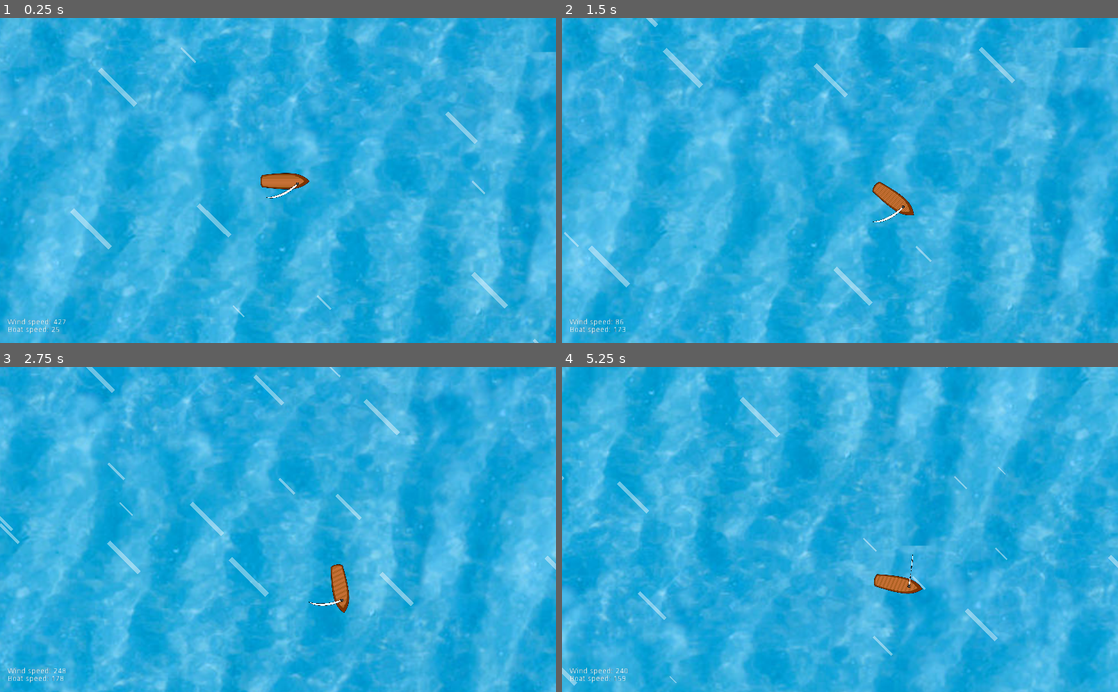
Above: before the commit, frames 1-4 (two rows, left to right).
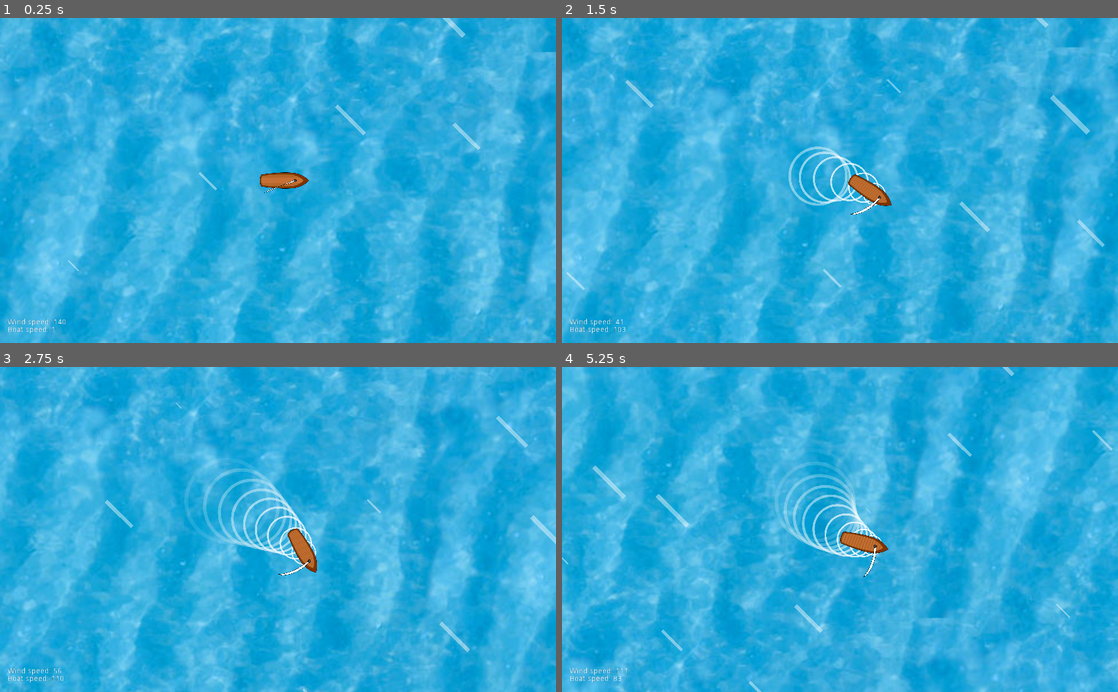
Above: after the commit, the same moments.

Repository: Norodix/SailGame
Game: Godot game, scene res://World.tscn
Two runs of this game, one before a commit and one after it. Both use one fixed random seed, a clock stepped at 60 frames per second and the inputs below.
Inputs:
- Up to frame 1 (0.25 s): no input
- Up to frame 2 (1.5 s): hold D (right) 0.53-1.28 s; hold Q (loosen) 0.53-1.28 s; hold S (down) from 1.28 s (still down); tap E (tighten) at 1.35 s
- Up to frame 3 (2.75 s): release S (down) at 2.03 s; hold D (right) from 2.03 s (still down); hold Q (loosen) from 2.03 s (still down)
- Up to frame 4 (5.25 s): release D (right) at 2.78 s; release Q (loosen) at 2.78 s; hold W (up) 2.78-3.53 s; tap E (tighten) at 2.85, 4.35 s; hold Q (loosen) 3.53-4.28 s; hold A (left) 3.53-5.03 s; hold S (down) from 5.03 s (still down); hold Q (loosen) from 5.03 s (still down)

The runs differ from the first frame. In frame 1, 1.2% of the frame differs, in the area x 9-97%, y 0-100%; in frame 2, 32%; in frame 3, 38%; in frame 4, 60%, in the area x 0-100%, y 0-100%.

Commit message:
Small fixes, added boat wake

Diff:
--- /dev/null
+++ b/Art/wake.svg
@@ -0,0 +1,67 @@
+<?xml version="1.0" encoding="UTF-8" standalone="no"?>
+<svg
+   xmlns:dc="http://purl.org/dc/elements/1.1/"
+   xmlns:cc="http://creativecommons.org/ns#"
+   xmlns:rdf="http://www.w3.org/1999/02/22-rdf-syntax-ns#"
+   xmlns:svg="http://www.w3.org/2000/svg"
+   xmlns="http://www.w3.org/2000/svg"
+   xmlns:sodipodi="http://sodipodi.sourceforge.net/DTD/sodipodi-0.dtd"
+   xmlns:inkscape="http://www.inkscape.org/namespaces/inkscape"
+   version="1.1"
+   id="svg1082"
+   width="125"
+   height="260"
+   viewBox="0 0 125 260"
+   sodipodi:docname="wake.svg"
+   inkscape:version="1.0.1 (3bc2e813f5, 2020-09-07)">
+  <metadata
+     id="metadata1088">
+    <rdf:RDF>
+      <cc:Work
+         rdf:about="">
+        <dc:format>image/svg+xml</dc:format>
+        <dc:type
+           rdf:resource="http://purl.org/dc/dcmitype/StillImage" />
+        <dc:title></dc:title>
+      </cc:Work>
+    </rdf:RDF>
+  </metadata>
+  <defs
+     id="defs1086" />
+  <sodipodi:namedview
+     pagecolor="#ffffff"
+     bordercolor="#666666"
+     borderopacity="1"
+     objecttolerance="10"
+     gridtolerance="10"
+     guidetolerance="10"
+     inkscape:pageopacity="0"
+     inkscape:pageshadow="2"
+     inkscape:window-width="1920"
+     inkscape:window-height="1016"
+     id="namedview1084"
+     showgrid="false"
+     inkscape:pagecheckerboard="true"
+     inkscape:zoom="2.2437042"
+     inkscape:cx="7.9360414"
+     inkscape:cy="140.11224"
+     inkscape:window-x="1920"
+     inkscape:window-y="27"
+     inkscape:window-maximized="1"
+     inkscape:current-layer="g1090" />
+  <g
+     inkscape:groupmode="layer"
+     inkscape:label="Image"
+     id="g1090">
+    <path
+       style="font-variation-settings:normal;opacity:1;vector-effect:none;fill:none;fill-opacity:1;stroke:#ffffff;stroke-width:8.31496;stroke-linecap:round;stroke-linejoin:round;stroke-miterlimit:4;stroke-dasharray:none;stroke-dashoffset:0;stroke-opacity:1;stop-color:#000000;stop-opacity:1"
+       d="m 86.26348,10.011697 c 33.51515,45.614872 40.0113,127.890773 16.5266,236.209953"
+       id="path1094"
+       sodipodi:nodetypes="cc" />
+    <path
+       style="font-variation-settings:normal;opacity:1;vector-effect:none;fill:none;fill-opacity:1;stroke:#ffffff;stroke-width:8.31496;stroke-linecap:round;stroke-linejoin:round;stroke-miterlimit:4;stroke-dasharray:none;stroke-dashoffset:0;stroke-opacity:1;stop-color:#000000;stop-opacity:1"
+       d="M 38.736684,10.011697 C 5.2215346,55.626569 -1.2746214,137.90247 22.21008,246.22165"
+       id="path1096"
+       sodipodi:nodetypes="cc" />
+  </g>
+</svg>
--- /dev/null
+++ b/Art/wake_circle.svg
@@ -0,0 +1,63 @@
+<?xml version="1.0" encoding="UTF-8" standalone="no"?>
+<svg
+   xmlns:dc="http://purl.org/dc/elements/1.1/"
+   xmlns:cc="http://creativecommons.org/ns#"
+   xmlns:rdf="http://www.w3.org/1999/02/22-rdf-syntax-ns#"
+   xmlns:svg="http://www.w3.org/2000/svg"
+   xmlns="http://www.w3.org/2000/svg"
+   xmlns:sodipodi="http://sodipodi.sourceforge.net/DTD/sodipodi-0.dtd"
+   xmlns:inkscape="http://www.inkscape.org/namespaces/inkscape"
+   width="100mm"
+   height="100mm"
+   viewBox="0 0 100 100"
+   version="1.1"
+   id="svg1140"
+   inkscape:version="1.0.1 (3bc2e813f5, 2020-09-07)"
+   sodipodi:docname="wake_circle.svg">
+  <defs
+     id="defs1134" />
+  <sodipodi:namedview
+     id="base"
+     pagecolor="#ffffff"
+     bordercolor="#666666"
+     borderopacity="1.0"
+     inkscape:pageopacity="0"
+     inkscape:pageshadow="2"
+     inkscape:zoom="1.4"
+     inkscape:cx="199.49314"
+     inkscape:cy="82.453304"
+     inkscape:document-units="mm"
+     inkscape:current-layer="layer1"
+     inkscape:document-rotation="0"
+     showgrid="false"
+     inkscape:pagecheckerboard="true"
+     inkscape:window-width="1920"
+     inkscape:window-height="1016"
+     inkscape:window-x="1920"
+     inkscape:window-y="27"
+     inkscape:window-maximized="1" />
+  <metadata
+     id="metadata1137">
+    <rdf:RDF>
+      <cc:Work
+         rdf:about="">
+        <dc:format>image/svg+xml</dc:format>
+        <dc:type
+           rdf:resource="http://purl.org/dc/dcmitype/StillImage" />
+        <dc:title></dc:title>
+      </cc:Work>
+    </rdf:RDF>
+  </metadata>
+  <g
+     inkscape:label="Layer 1"
+     inkscape:groupmode="layer"
+     id="layer1">
+    <circle
+       style="fill:none;stroke:#ffffff;stroke-width:4.1;stroke-linecap:round;stroke-linejoin:round;stroke-miterlimit:4;stroke-dasharray:none"
+       id="path1703"
+       cx="50"
+       cy="-50"
+       r="45"
+       transform="scale(1,-1)" />
+  </g>
+</svg>
--- a/Player.gd
+++ b/Player.gd
@@ -51,3 +51,10 @@
 									* (0.05 + self.linear_velocity.length()/200))
 	else:
 		state.set_angular_velocity(0)
+
+	#Apply the windforce on when the line is taut
+	#print($Sail.lineTaut)
+	if ($Sail.lineTaut):
+		self.applied_force = $Sail.windForce * 20
+	else:
+		self.applied_force = Vector2(0, 0)
--- a/Sail.gd
+++ b/Sail.gd
@@ -1,12 +1,12 @@
 extends RigidBody2D
 
 
-# Declare member variables here. Examples:
-# var a = 2
-# var b = "text"
+
 var maxangle=30
 var tightenpersec=45
-var forceCoefficient=15
+var forceCoefficient=5
+var windForce
+var lineTaut
 
 
 
@@ -35,17 +35,22 @@
 	var pinX = get_node("../PinJoint2D").position.x #should be 32
 	#print(pinX)
 
-	if (self.rotation_degrees > maxangle):
+	if (self.rotation_degrees > maxangle*0.98):
 		self.rotation_degrees=maxangle
 		self.angular_velocity=0
 		#self.position = Vector2(-pinX, 0).rotated(self.rotation) + Vector2(pinX, 0)
+		lineTaut=true
 		framenum=2
 
-	if (self.rotation_degrees < -maxangle):
+	elif (self.rotation_degrees < -maxangle*0.98):
 		self.rotation_degrees=-maxangle
 		self.angular_velocity=0
+		lineTaut=true
 		#self.position = Vector2(-pinX, 0).rotated(self.rotation) + Vector2(pinX, 0)
 		framenum=0
+
+	else:
+		lineTaut=false
 
 	$Sail.frame=framenum
 
@@ -58,7 +63,8 @@
 	var Gwindspeed=get_node("/root/World").windspeed
 	var wind = Gwindspeed - (parent.linear_velocity+self.linear_velocity)
 	#The sail excertes a push perpendicular to its surface
-	self.applied_force = (wind.dot(normal))*(normal)*forceCoefficient
+	windForce = (wind.dot(normal))*(normal)*forceCoefficient
+	self.applied_force = windForce
 	var windlabel=get_node("/root/World/GUI/WindSpeed")
 	windlabel.text="Wind speed: " + str(round(wind.length()))
 	#print("Wind speed: ", wind.length())
--- /dev/null
+++ b/Wake.gd
@@ -0,0 +1,45 @@
+extends Particles2D
+
+
+# Declare member variables here. Examples:
+# var a = 2
+# var b = "text"
+
+
+# Called when the node enters the scene tree for the first time.
+func _ready():
+	pass # Replace with function body.
+
+# map input x to the specified range with clipping
+func map(xIN, minIN, maxIN, minOUT, maxOUT):
+	# Cap the input to the input range
+	if (minIN>=maxIN):
+		return 0
+	if (minOUT>=maxOUT):
+		return 0
+
+	var x = xIN
+	x = min(maxIN, x)
+	x = max(minIN, x)
+	var out = minOUT + (maxOUT-minOUT)/(maxIN-minIN)*(xIN-minIN)
+	return out
+
+
+# Called every frame. 'delta' is the elapsed time since the previous frame.
+func _process(delta):
+	#Follow rotation of the parent boat
+	var parent=get_node("..")
+	var v = parent.linear_velocity.length()
+
+	# 0-100 velocity, 0.1 to 0.5 scale
+	var scalefactor = map(v, 0, 100, 0.1, 0.5)
+
+	#Emit amount factor 5 to 15 between 0 and 100
+	var emitfactor = map(v, 0, 100, 5, 15)
+	#self.amount=emitfactor
+	if ( v < 10 ):
+		self.emitting = false
+	else:
+		self.emitting = true
+	#self.process_material.set("scale", scalefactor)
+	#self.process_material.scale
--- a/Wind.gd
+++ b/Wind.gd
@@ -25,6 +25,4 @@
 	#Get player position and move accordingly
 	#Particles are locked to the world, not locally rendered, moving emmitter does not move them
 	var Player=get_node("/root/World/PlayerBoat")
-	print(Player)
 	self.position = Player.position + Vector2(-500, -400)
-	print(Player.position)
--- a/World.gd
+++ b/World.gd
@@ -4,7 +4,7 @@
 # Declare member variables here. Examples:
 # var a = 2
 # var b = "text"
-var windspeed=Vector2(100, 100)*3
+var windspeed=Vector2(50, 50)*3
 
 
 # Called when the node enters the scene tree for the first time.
--- a/World.tscn
+++ b/World.tscn
@@ -1,5 +1,6 @@
-[gd_scene load_steps=12 format=2]
+[gd_scene load_steps=21 format=2]
 
+[ext_resource path="res://Art/wake_circle.svg" type="Texture" id=1]
 [ext_resource path="res://Player.gd" type="Script" id=2]
 [ext_resource path="res://Sail.gd" type="Script" id=3]
 [ext_resource path="res://Art/sails.png" type="Texture" id=4]
@@ -8,6 +9,7 @@
 [ext_resource path="res://World.gd" type="Script" id=7]
 [ext_resource path="res://Wind.gd" type="Script" id=8]
 [ext_resource path="res://Art/Ocean/seamless.png" type="Texture" id=9]
+[ext_resource path="res://Wake.gd" type="Script" id=10]
 
 [sub_resource type="CapsuleShape2D" id=1]
 radius = 44.6475
@@ -16,9 +18,33 @@
 [sub_resource type="RectangleShape2D" id=2]
 extents = Vector2( 31.8383, 6.46887 )
 
-[sub_resource type="ParticlesMaterial" id=3]
+[sub_resource type="Gradient" id=7]
+colors = PoolColorArray( 1, 1, 1, 1, 1, 1, 1, 0 )
+
+[sub_resource type="GradientTexture" id=8]
+gradient = SubResource( 7 )
+
+[sub_resource type="Curve" id=9]
+_data = [ Vector2( 0, 0.181818 ), 0.0, 0.891057, 0, 0, Vector2( 1, 1 ), 1.05067, 0.0, 0, 0 ]
+
+[sub_resource type="CurveTexture" id=10]
+curve = SubResource( 9 )
+
+[sub_resource type="ParticlesMaterial" id=11]
+flag_disable_z = true
+direction = Vector3( 1, 1, 0 )
+spread = 0.0
+gravity = Vector3( 0, 0, 0 )
+orbit_velocity = 0.0
+orbit_velocity_random = 0.0
+angle = -90.0
+scale = 0.5
+scale_curve = SubResource( 10 )
+color_ramp = SubResource( 8 )
+
+[sub_resource type="ParticlesMaterial" id=4]
 emission_shape = 2
-emission_box_extents = Vector3( 800, 1, 1 )
+emission_box_extents = Vector3( 800, 800, 1 )
 direction = Vector3( 0, 1, 0 )
 spread = 0.0
 gravity = Vector3( 0, 0, 0 )
@@ -26,12 +52,22 @@
 scale = 10.0
 scale_random = 1.0
 
+[sub_resource type="OpenSimplexNoise" id=5]
+
+[sub_resource type="NoiseTexture" id=6]
+width = 10
+height = 10
+seamless = true
+as_normalmap = true
+bump_strength = 15.5
+noise = SubResource( 5 )
+
 [node name="World" type="Node2D"]
 position = Vector2( 450.319, 237.071 )
 script = ExtResource( 7 )
 
 [node name="PlayerBoat" type="RigidBody2D" parent="."]
-mass = 11.33
+mass = 20.0
 can_sleep = false
 linear_damp = 0.5
 script = ExtResource( 2 )
@@ -43,6 +79,7 @@
 texture = ExtResource( 5 )
 
 [node name="CollisionShape2D" type="CollisionShape2D" parent="PlayerBoat"]
+visible = false
 position = Vector2( -22, 0 )
 scale = Vector2( 1, 0.3 )
 shape = SubResource( 1 )
@@ -59,6 +96,7 @@
 script = ExtResource( 3 )
 
 [node name="CollisionShape2D" type="CollisionShape2D" parent="PlayerBoat/Sail"]
+visible = false
 rotation = 3.14159
 shape = SubResource( 2 )
 
@@ -74,7 +112,16 @@
 position = Vector2( -31.9266, 0 )
 current = true
 smoothing_enabled = true
-smoothing_speed = 1.0
+smoothing_speed = 2.0
+
+[node name="Wake" type="Particles2D" parent="PlayerBoat"]
+z_index = -1
+amount = 10
+lifetime = 2.0
+local_coords = false
+process_material = SubResource( 11 )
+texture = ExtResource( 1 )
+script = ExtResource( 10 )
 
 [node name="Wind" type="Particles2D" parent="."]
 modulate = Color( 1, 1, 1, 0.423529 )
@@ -85,8 +132,7 @@
 preprocess = 50.0
 visibility_rect = Rect2( -550, 0, 1200, 1200 )
 local_coords = false
-draw_order = 1
-process_material = SubResource( 3 )
+process_material = SubResource( 4 )
 texture = ExtResource( 6 )
 script = ExtResource( 8 )
 
@@ -99,6 +145,7 @@
 modulate = Color( 0.71, 0.913, 1, 1 )
 scale = Vector2( 2.1, 2.1 )
 texture = ExtResource( 9 )
+normal_map = SubResource( 6 )
 centered = false
 
 [node name="GUI" type="CanvasLayer" parent="."]
Binary file added: Art/wake.png
Not shown, added: Art/wake.png.import
Not shown, added: Art/wake.svg.import
Not shown, added: Art/wake_circle.svg.import
